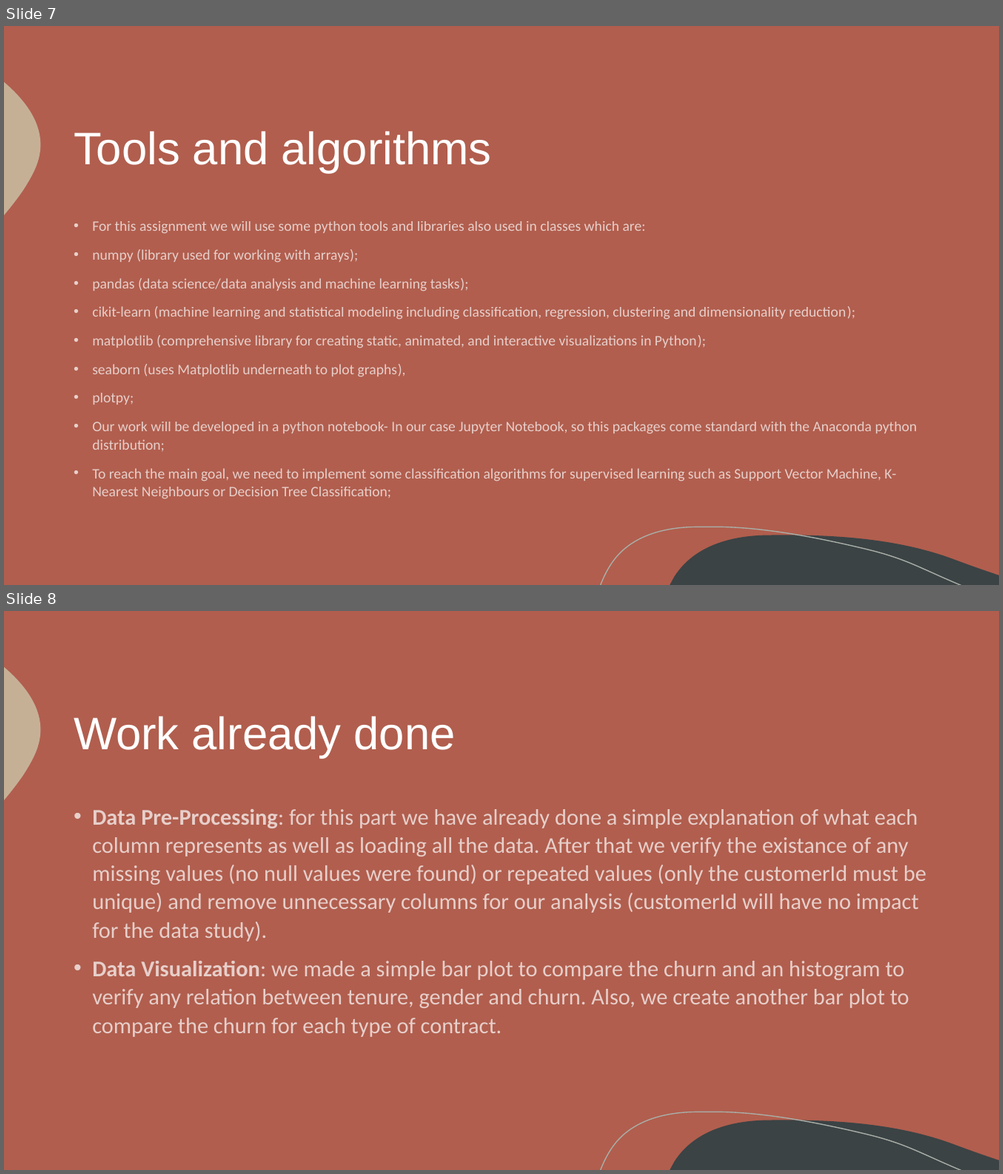
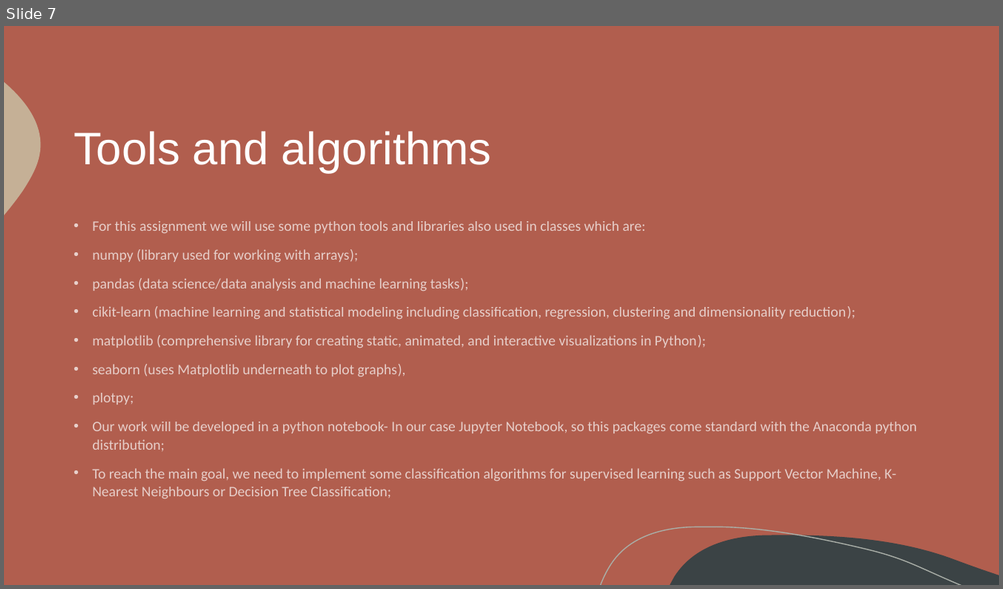
Before and after one commit to itsdomsantos/IART-2022, a slide deck: proj2/iart_proj2_final.pptx. Shown one above the other, each under a label of ours: slides 7 and 8 before the commit, slide 7 after it. The pictures are 1003x1174 and 1003x589 pixels, drawn with LibreOffice and Linux fonts; fonts in the diff are those of the drawing. Boxes give left, top, right and bottom in pixels: in the first picture for what was removed or moved away, otherwise in the second. Text is boxed around its words. In the diff, an @@ line names an element or a change of style, - is before the commit and + after.

```diff
--- a/proj2/iart_proj2_final.pptx
+++ b/proj2/iart_proj2_final.pptx
@@ slide 8 removed at bbox=[4, 611, 999, 1170], background #B15E4E; not listed: 3 template elements that a slide beside it also shows @@
@@ title removed at bbox=[74, 716, 455, 758] @@
-Work already done
@@ text removed at bbox=[92, 809, 926, 1037] @@
-• Data Pre-Processing: for this part we have already done a simple explanation of what each column represents as well as loading all the data. After that we verify the existance of any missing values (no null values were found) or repeated values (only the customerId must be unique) and remove unnecessary columns for our analysis (customerId will have no impact for the data study).
-• Data Visualization: we made a simple bar plot to compare the churn and an histogram to verify any relation between tenure, gender and churn. Also, we create another bar plot to compare the churn for each type of contract.
```
Also in this commit, not shown: 1 slide changed, 4 slides added, 1 other file.
